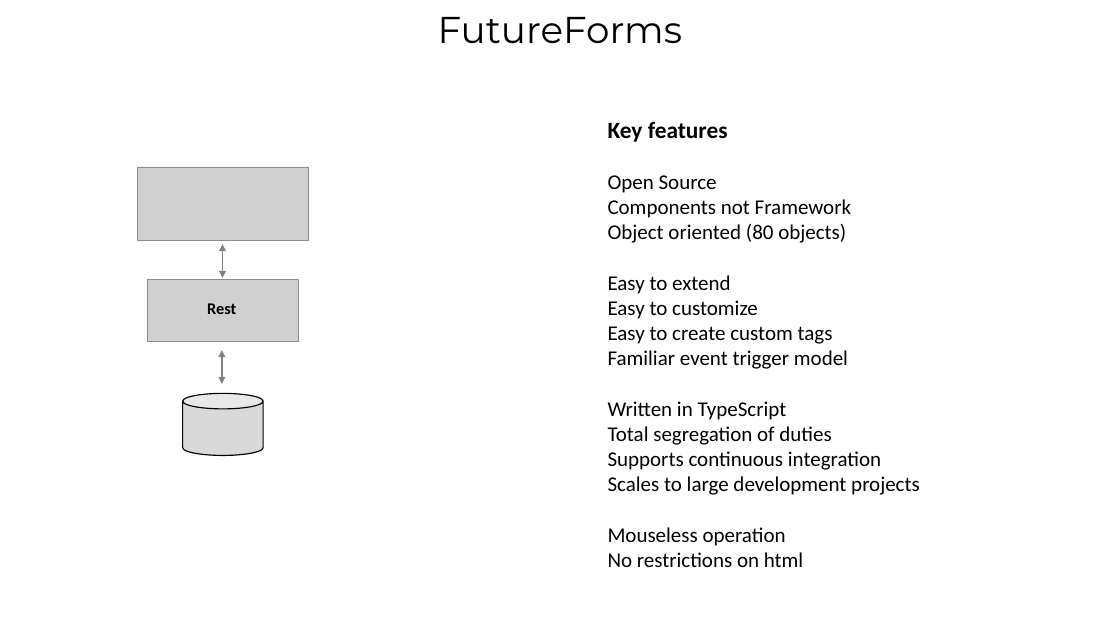
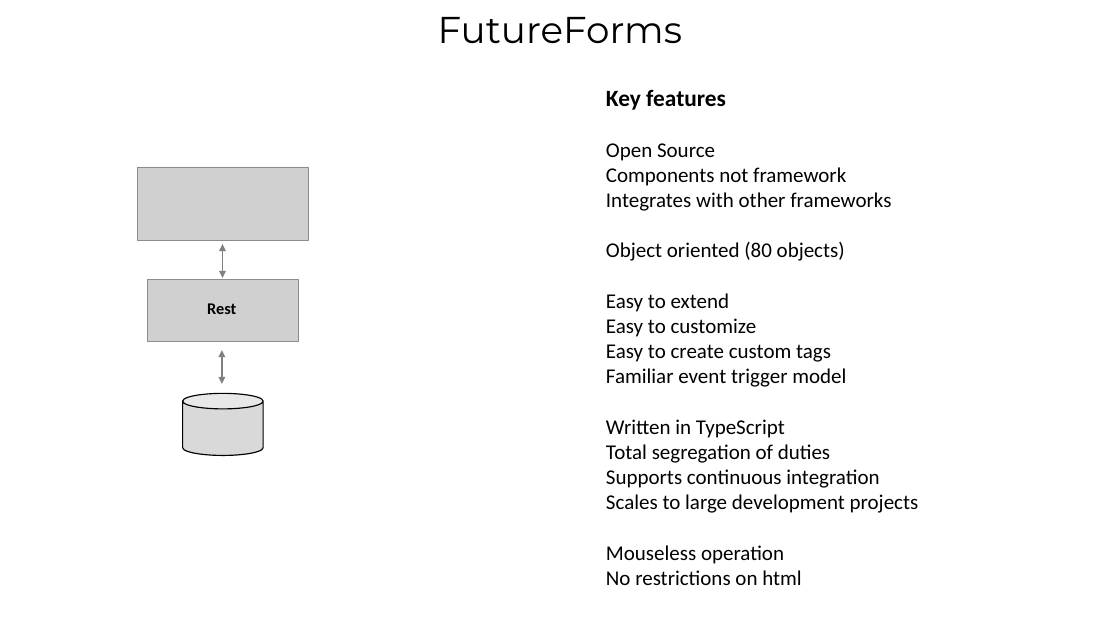
Before and after one commit to ahoeffner/forms42test, a slide deck: slide 7 of Trottinhg.pptx (slide 8 before the commit). Drawn at 1120x630 pixels with LibreOffice and Linux fonts; fonts in the diff are those of the drawing; grey boxes stand for pictures. Boxes give left, top, right and bottom in pixels: in the first picture for what was removed or moved away, otherwise in the second. Text is boxed around its words. In the diff, an @@ line names an element or a change of style, - is before the commit and + after.

```diff
--- a/Trottinhg.pptx
+++ b/Trottinhg.pptx
@@ text "Key features": place and size @@
-text "Key features" at [608, 121, 920, 567]
+text "Key features" at [606, 89, 919, 585]
@@ text at [606, 167, 891, 211]: text changed @@
-Components not Framework
+Components not framework
+Integrates with other frameworks
```
Also in this commit, not shown: 4 other slides changed.
